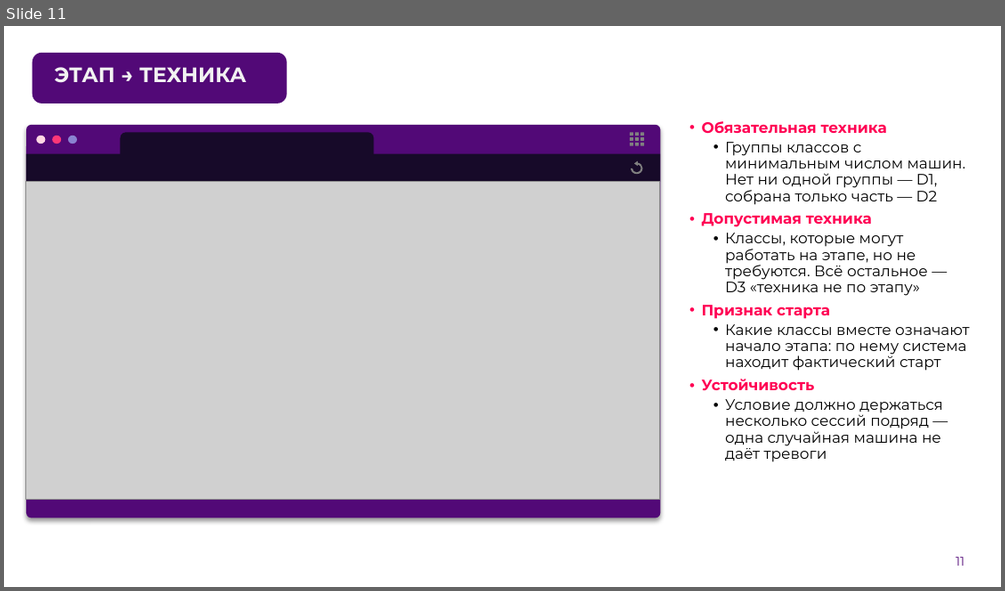
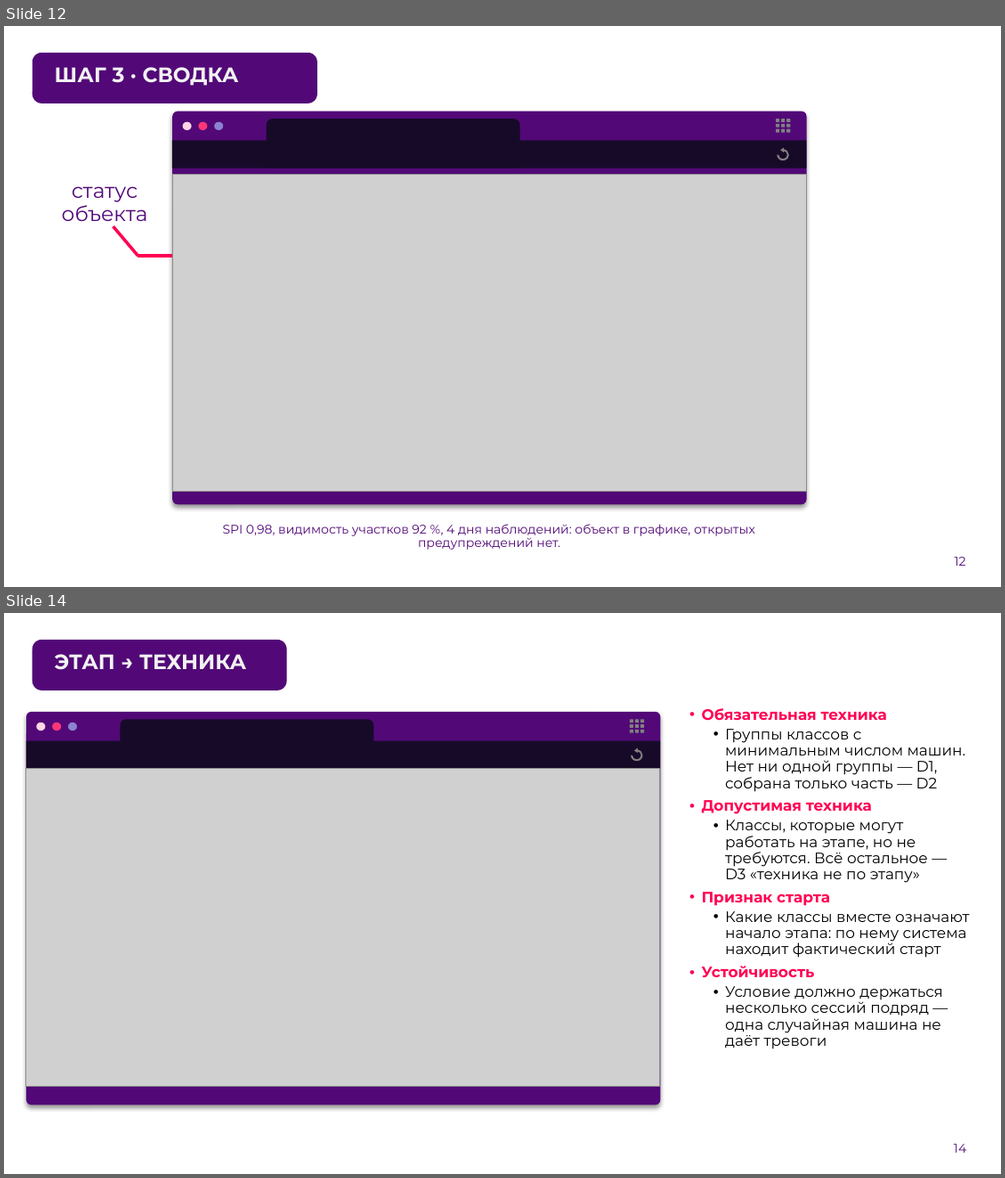
Before and after one commit to denbugg/ConstructionSupervision, a slide deck: docs/presentation.pptx. Shown one above the other, each under a label of ours: slide 11 before the commit, slides 12 and 14 after it; the slides between them are not shown. The pictures are 1005x591 and 1005x1178 pixels, drawn with LibreOffice and Linux fonts; fonts in the diff are those of the drawing; grey boxes stand for pictures; background and template pictures are left out. Boxes give left, top, right and bottom in pixels: in the first picture for what was removed or moved away, otherwise in the second. Text is boxed around its words. In the diff, an @@ line names an element or a change of style, - is before the commit and + after.

```diff
--- a/docs/presentation.pptx
+++ b/docs/presentation.pptx
@@ slide 12 added at [4, 26, 1001, 587], background picture (left out) @@
@@ rounded rectangle added at [32, 52, 317, 103], fill #520977 @@
@@ title added at [55, 67, 239, 86], 20 pt, text #F2F2F2, bold @@
+ШАГ 3 · СВОДКА
@@ group added at [172, 111, 807, 505]: 10 freeform shapes, 4 ellipses, 2 rounded rectangles, 1 rectangle, 1 picture @@
@@ text added at [62, 186, 148, 221], 20 pt, text #520977 @@
+статус
+объекта
@@ line added from (138, 256) to (113, 226), #FF0053 3 pt @@
@@ line added from (172, 256) to (138, 256), #FF0053 3 pt @@
@@ text added at [223, 524, 755, 549], 12 pt, text #520977 @@
+SPI 0,98, видимость участков 92 %, 4 дня наблюдений: объект в графике, открытых предупреждений нет.
@@ page number added at [955, 556, 966, 565], 12 pt, text #520977 @@
+12
@@ what was slide 11 is now slide 14 @@
@@ page number at [954, 1143, 966, 1152]: text changed @@
-11
+14
```
Also in this commit, not shown: 3 other slides added, 1 slide removed, 1 other file.
